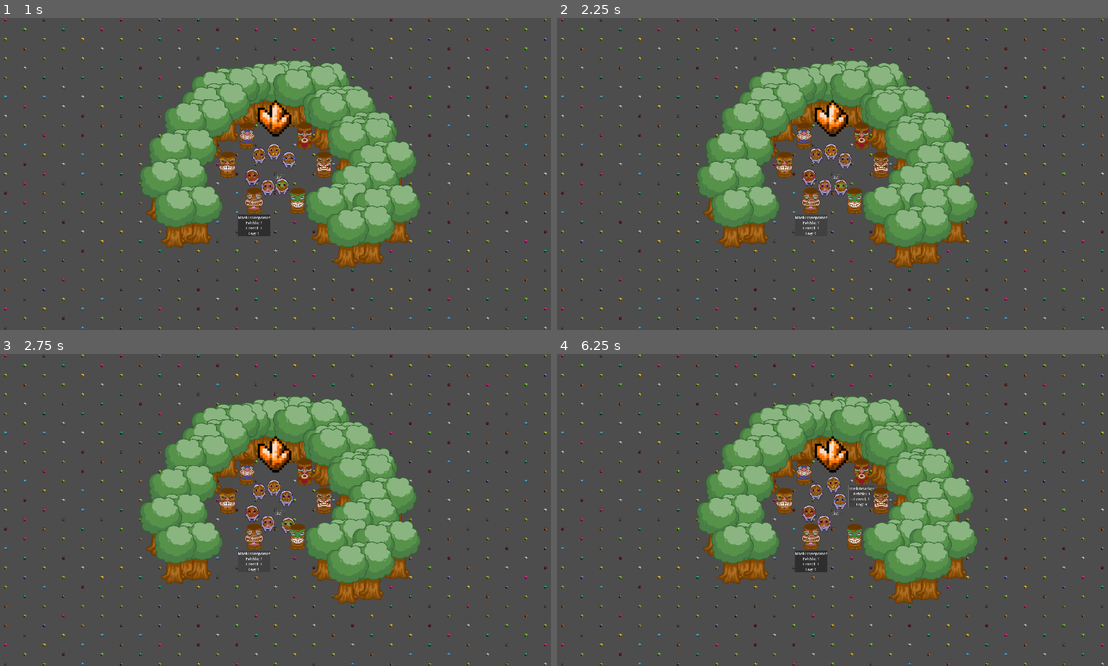
Above: before the commit, frames 1-4 (two rows, left to right).
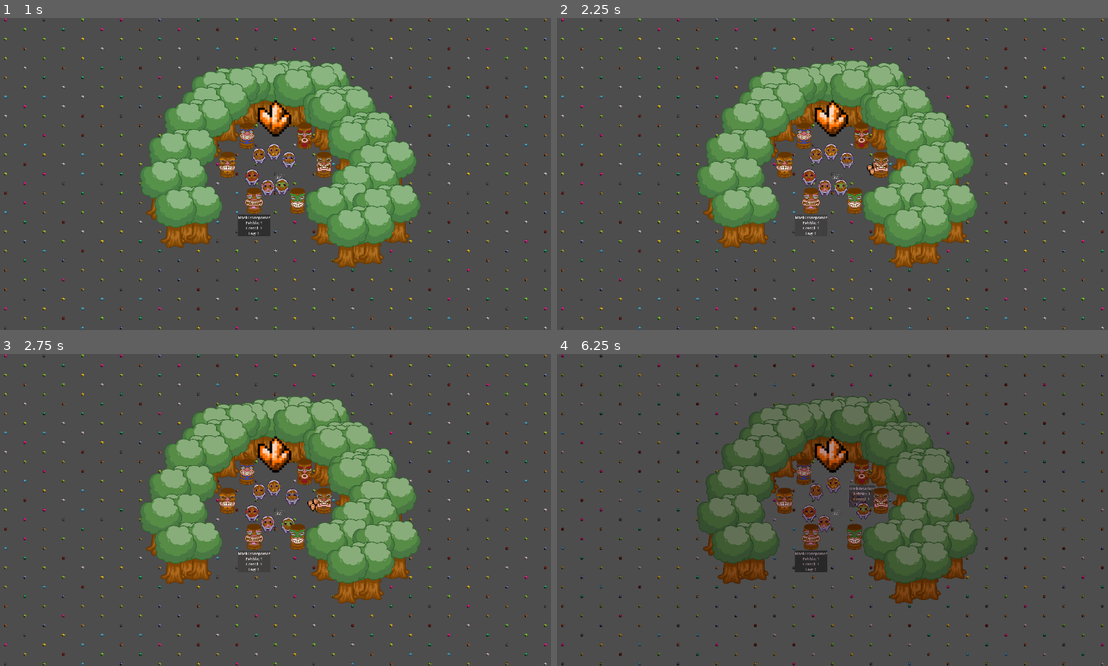
Above: after the commit, the same moments.

Repository: Kayno0o/gwj-86-godot
Game: Godot game, scene res://stages/game/game.tscn
Same seed, same stepped clock (60 frames per second), same inputs: the game is played once before the commit and once after it.
Inputs (mouse positions are in pixels of both pictures, inside the frame that each line leads up to):
- Up to frame 1 (1 s): tap Enter at 0.5 s; move the mouse to (253, 202) at 0.52 s; tap K at 0.6 s; click (253, 202) at 0.67 s
- Up to frame 2 (2.25 s): click "MaskTransporter Pebble: 1 Cer…" at 1.25 s; click "MaskTransporter Pebble: 1 Cer…" at 2 s
- Up to frame 3 (2.75 s): no input
- Up to frame 4 (6.25 s): click "MaskTransporter Pebble: 1 Cer…" at 2.75 s; move the mouse to (860, 472) at 3.52 s; tap T at 3.6 s; click (860, 472) at 3.67 s; click "MaskAttacker Pebble: 1 Cereal…" at 4.25 s; click "MaskAttacker Pebble: 1 Cereal…" at 5 s; click "MaskAttacker Pebble: 1 Cereal…" at 5.75 s

Frame 1 is identical in both runs. In frame 2, 0.1% of the frame differs, in the area x 51-58%, y 42-51%; in frame 3, 0.2%; in frame 4, 20%, in the area x 0-100%, y 0-100%.

Commit message:
fix: inventory component in mask

Diff:
--- a/entities/entity.gd
+++ b/entities/entity.gd
@@ -28,19 +28,18 @@
 
 @onready var sprite: Node2D = $Sprite
 
+var inventory_component: InventoryComponent = null
+
 @onready var health_component: HealthComponent = HealthComponent.new(StatsManager.get_fstat(type, Enum.StatType.Health, health))
-@onready var inventory_component: InventoryComponent = InventoryComponent.new(self, StatsManager.get_istat(type, Enum.StatType.InventorySize, inventory_size))
 
 @onready var components: Dictionary[Component.Type, Component] = {
 	Component.Type.Health: health_component,
-	Component.Type.Inventory: inventory_component,
 }
 
 func _ready() -> void:
 	TargetManager.register_target(self, [target_type])
 	TargetManager.target_removed.connect(_on_target_removed)
 	health_component.death.connect(_on_death)
-	inventory_component._ready()
 
 func find_closer_target() -> Node:
 	var priorities_group = Enum.get_target_priorities(type)
@@ -101,7 +100,8 @@
 
 func _on_death():
 	TargetManager.unregister_target(self, [target_type])
-	inventory_component.drop_inventory()
+	if inventory_component:
+		inventory_component.drop_inventory()
 	queue_free()
 
 func _on_target_removed(target: Node) -> void:
--- a/entities/mask/mask.gd
+++ b/entities/mask/mask.gd
@@ -3,6 +3,9 @@
 @onready var state_machine: StateMachine = $StateMachine
 
 func _ready():
+	inventory_component = InventoryComponent.new(self, StatsManager.get_istat(type, Enum.StatType.InventorySize, inventory_size))
+	components[Component.Type.Inventory] = inventory_component
+	inventory_component._ready()
 	super._ready()
 	state_machine.ready(self)
 
--- a/stages/game/game.tscn
+++ b/stages/game/game.tscn
@@ -38,7 +38,6 @@
 position = Vector2(5, -6)
 
 [node name="GameMaster" parent="game" instance=ExtResource("11_51ysb")]
-day_lenght = 180.0
 
 [node name="RichTextLabel" type="RichTextLabel" parent="game"]
 offset_right = 185.0
Not shown: 1 places in stages/game/game.tscn that only renumber resources
